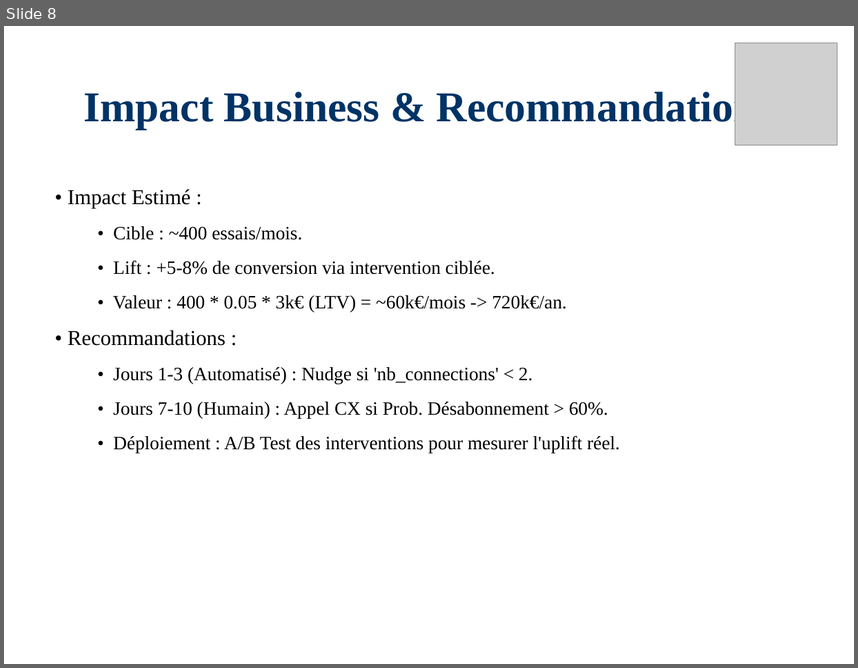
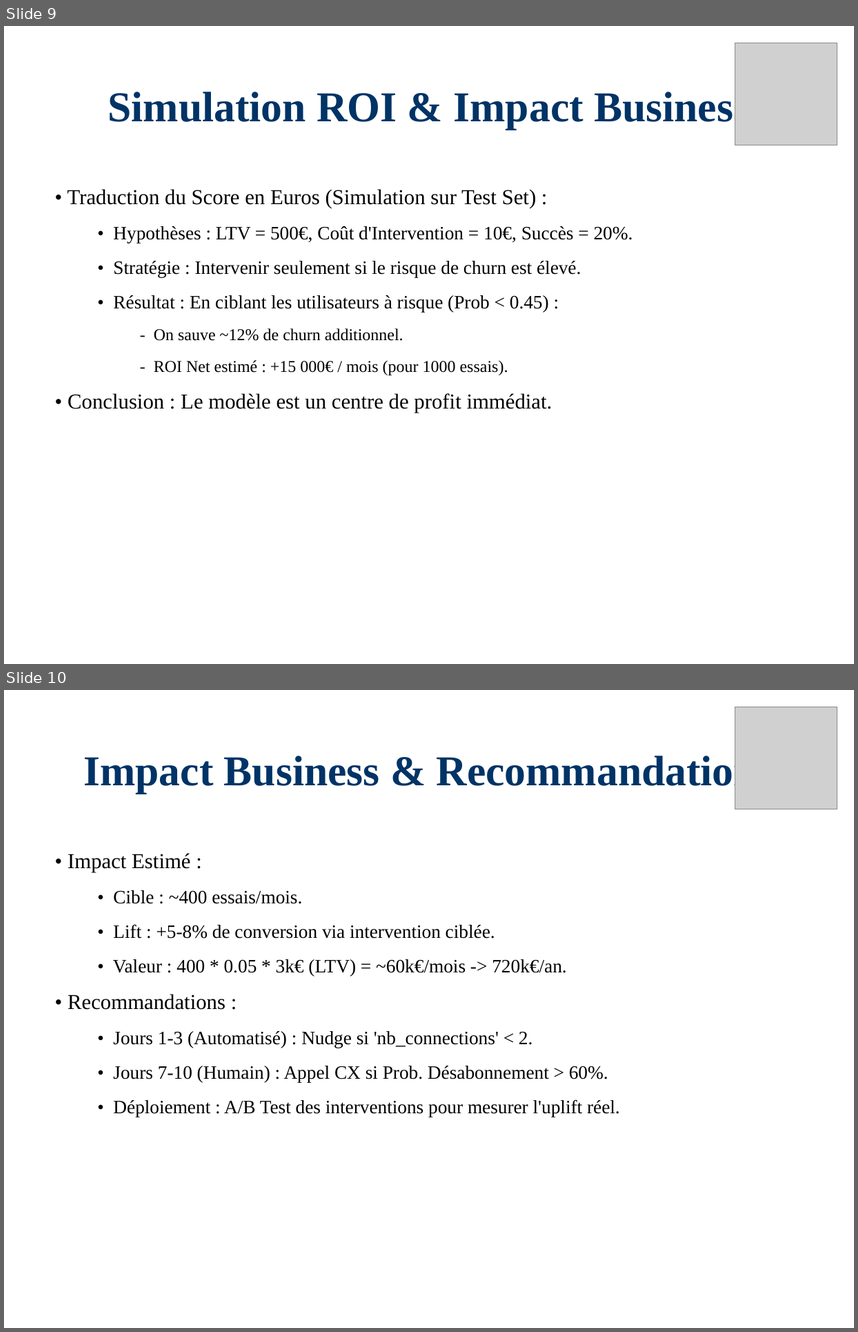
Before and after one commit to Paulino-Cristovao/churn_predictions, a slide deck: Presentations_Resultats_Projet.pptx. Shown one above the other, each under a label of ours: slide 8 before the commit, slides 9 and 10 after it. The pictures are 858x668 and 858x1332 pixels, drawn with LibreOffice and Linux fonts; fonts in the diff are those of the drawing; grey boxes stand for pictures. Boxes give left, top, right and bottom in pixels: in the first picture for what was removed or moved away, otherwise in the second. Text is boxed around its words. In the diff, an @@ line names an element or a change of style, - is before the commit and + after.

```diff
--- a/Presentations_Resultats_Projet.pptx
+++ b/Presentations_Resultats_Projet.pptx
@@ slide 9 added at (4, 26, 854, 664), background #FFFFFF @@
@@ picture added at (735, 43, 837, 145) @@
@@ title added at (108, 88, 750, 129), 36 pt, text #003366, bold @@
+Simulation ROI & Impact Business
@@ text added at (67, 189, 633, 412), 16 pt, text #000000 @@
+• Traduction du Score en Euros (Simulation sur Test Set) :
+  • Hypothèses : LTV = 500€, Coût d'Intervention = 10€, Succès = 20%.
+  • Stratégie : Intervenir seulement si le risque de churn est élevé.
+  • Résultat : En ciblant les utilisateurs à risque (Prob < 0.45) :
+    - On sauve ~12% de churn additionnel.
+    - ROI Net estimé : +15 000€ / mois (pour 1000 essais).
+• Conclusion : Le modèle est un centre de profit immédiat.
@@ what was slide 8 is now slide 10 @@
```
Also in this commit, not shown: 1 other slide added, 1 other file.
